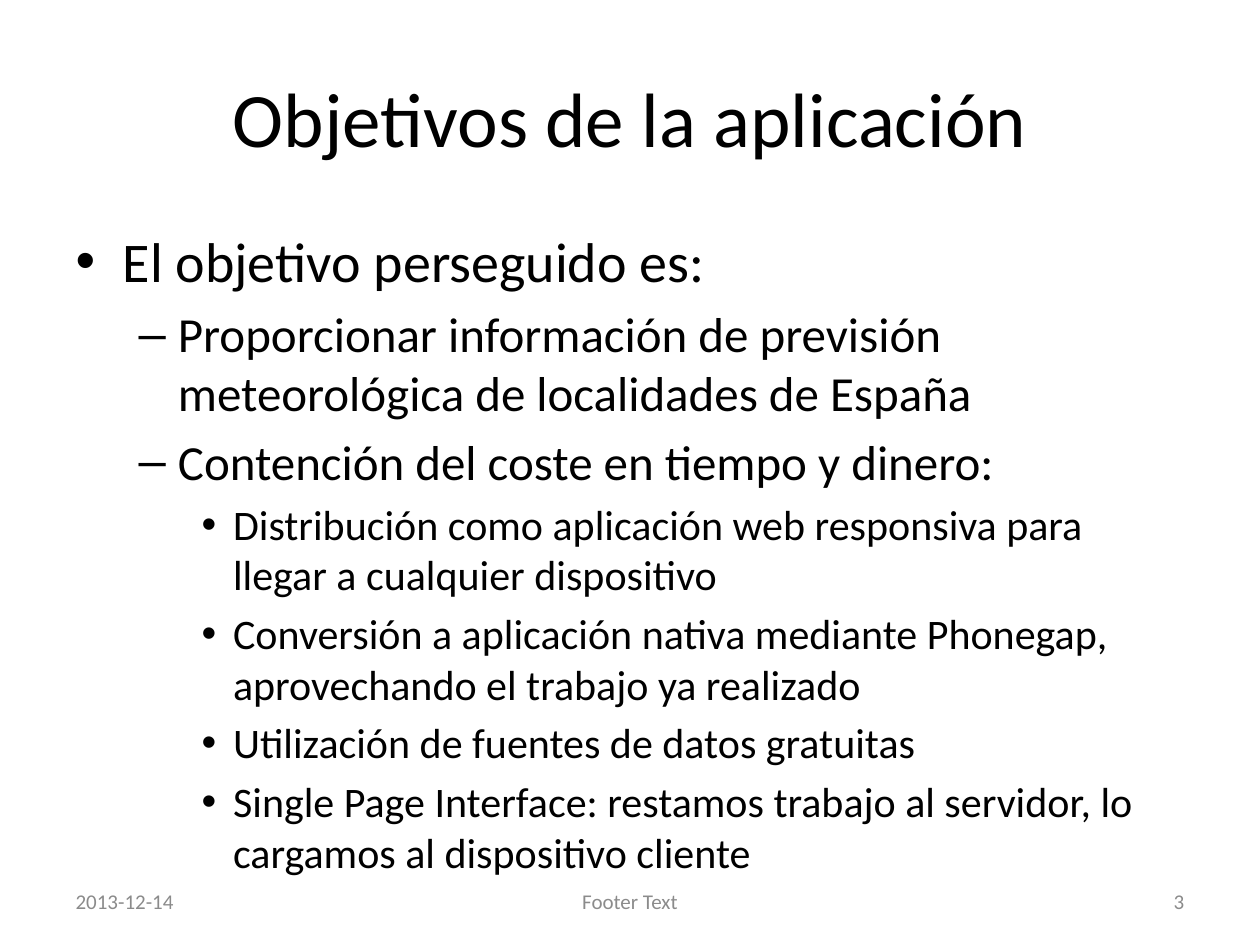
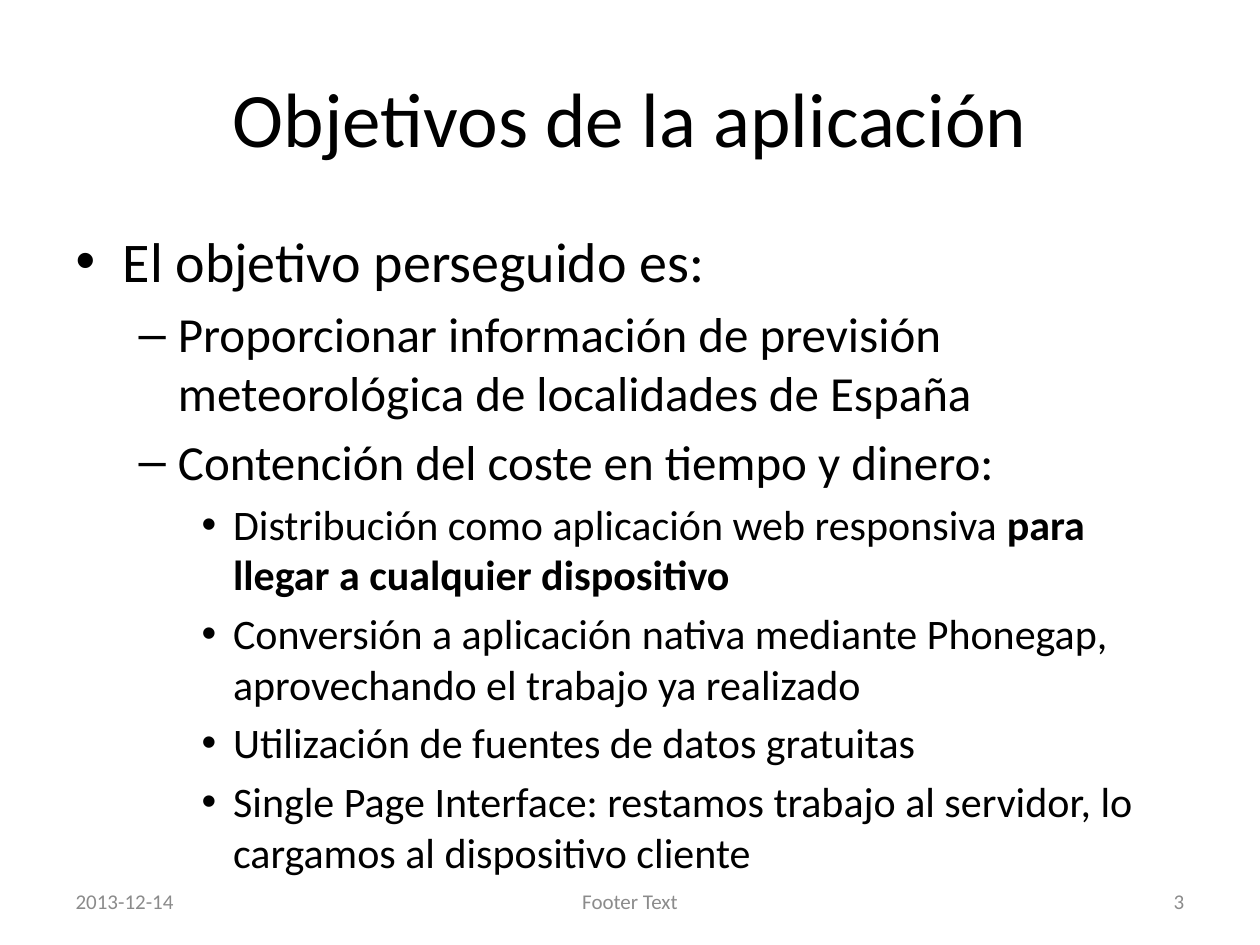
Before and after one commit to jervert/borrasca, a slide deck: slide 3 of docs/SPI_rapido_simple_economico.pptx. Drawn at 1260x945 pixels with LibreOffice and Linux fonts; fonts in the diff are those of the drawing. Boxes give left, top, right and bottom in pixels: in the first picture for what was removed or moved away, otherwise in the second. Text is boxed around its words. In the diff, an @@ line names an element or a change of style, - is before the commit and + after.

```diff
--- a/docs/SPI_rapido_simple_economico.pptx
+++ b/docs/SPI_rapido_simple_economico.pptx
@@ text at (x1=233, y1=510, x2=1085, y2=597): bold on in "para llegar a cualquier dispositivo" @@
```
Also in this commit, not shown: 2 other slides changed, 2 slides added.
